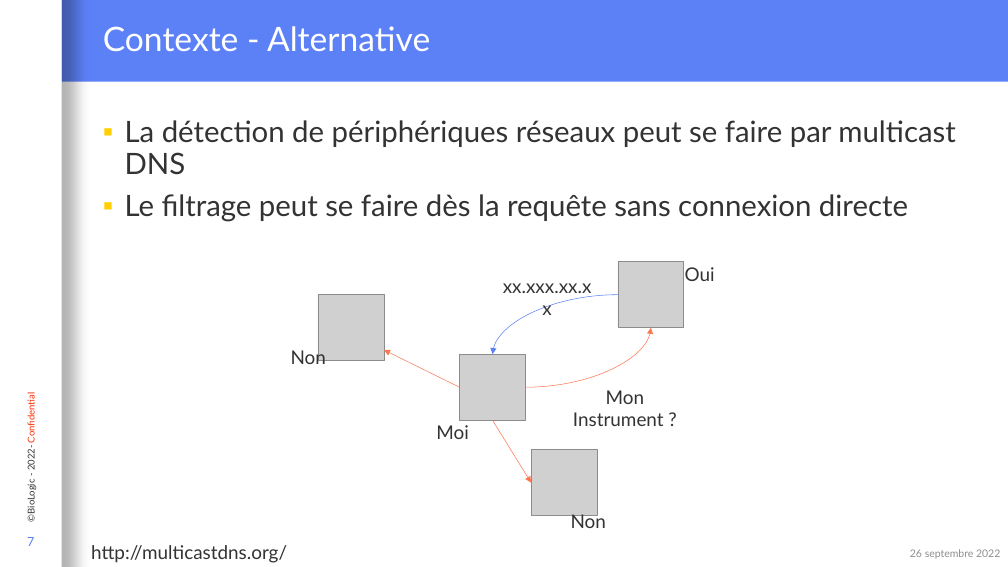
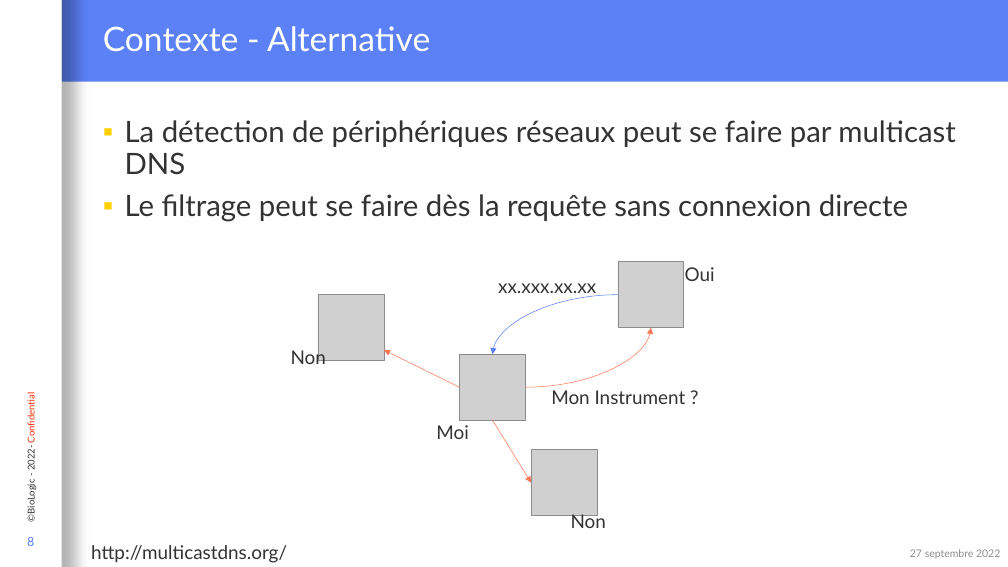
Before and after one commit to Loysse/PostLVUserEvent_Demo, a slide deck: slide 8 of Interaction événementielle entre du code C et LabVIEW.pptx (slide 7 before the commit). Drawn at 1008x567 pixels with LibreOffice and Linux fonts; fonts in the diff are those of the drawing; grey boxes stand for pictures; background and template pictures are left out. Boxes give left, top, right and bottom in pixels: in the first picture for what was removed or moved away, otherwise in the second. Text is boxed around its words. In the diff, an @@ line names an element or a change of style, - is before the commit and + after.

```diff
--- a/Interaction événementielle entre du code C et LabVIEW.pptx
+++ b/Interaction événementielle entre du code C et LabVIEW.pptx
@@ text "xx.xxx.xx.xx" rewrapped from [503, 283, 592, 297] to [498, 283, 596, 297] @@
@@ text "Mon Instrument ?" rewrapped from [573, 390, 664, 426] to [551, 390, 686, 404] @@
@@ page number at [27, 537, 34, 546]: text changed @@
-7
+8
@@ text at [910, 549, 1000, 559]: text changed @@
-26 septembre 2022
+27 septembre 2022
```
Also in this commit, not shown: 23 other slides changed, 1 slide added.
